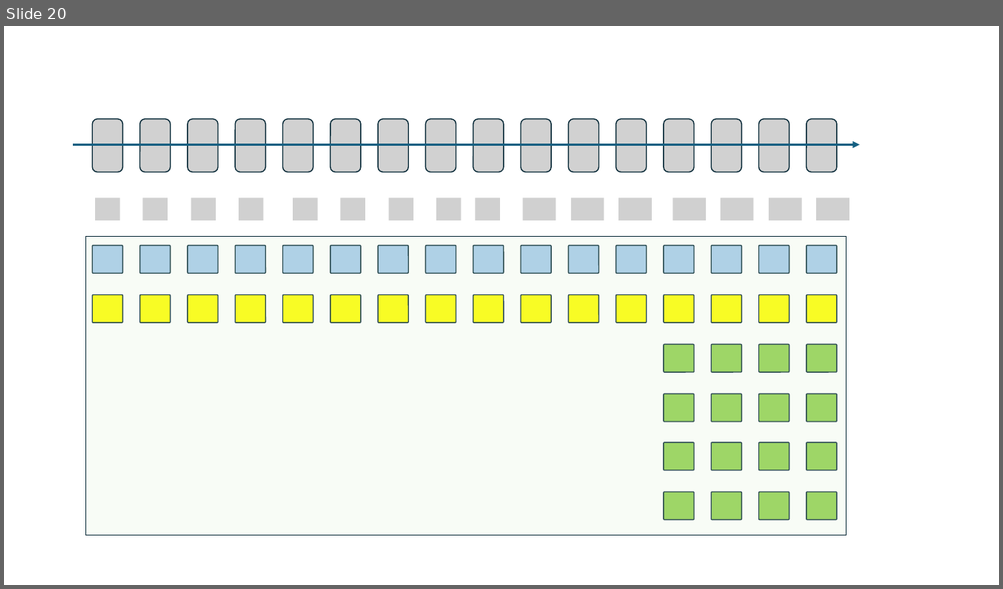
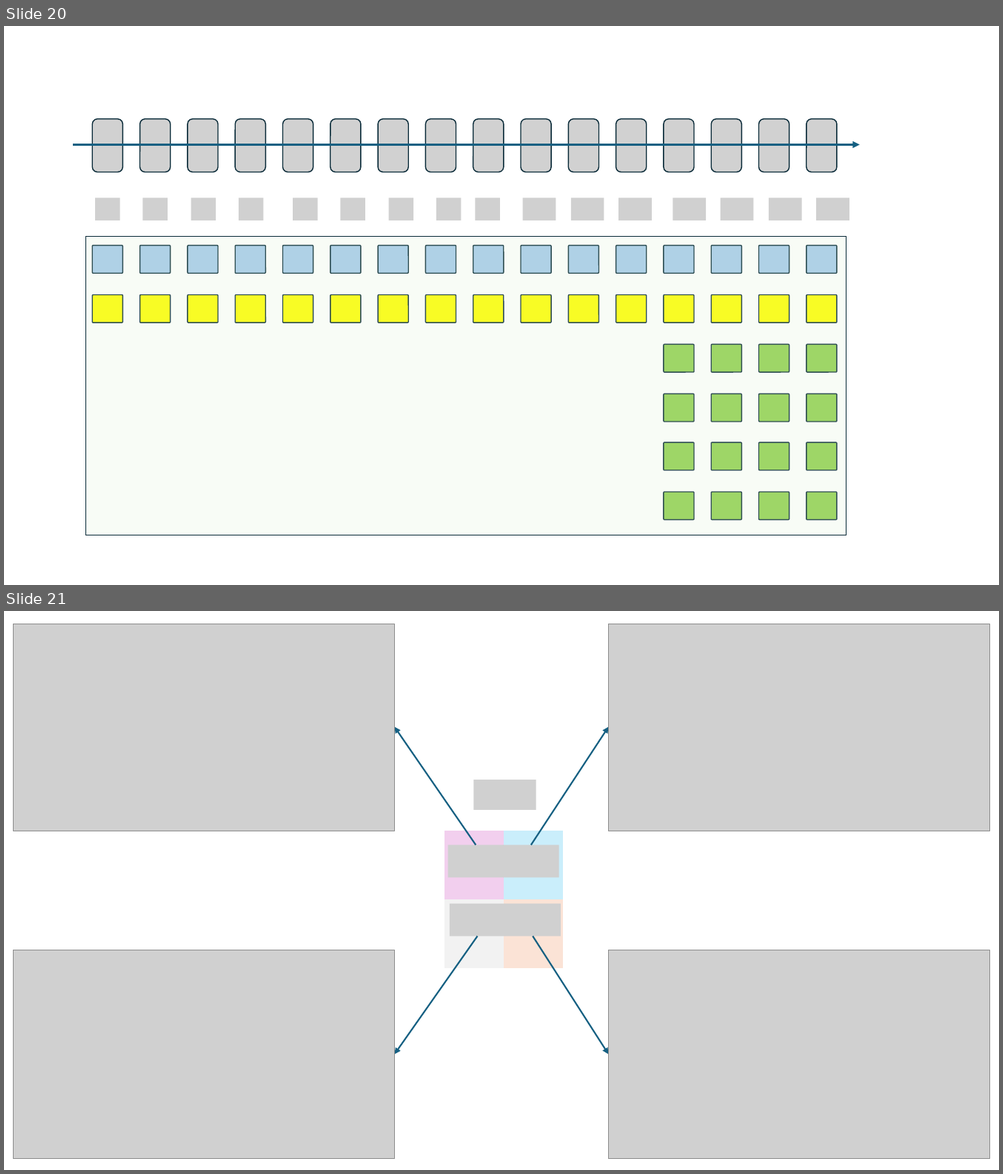
Before and after one commit to innovation-cat/innovation-cat.github.io, a slide deck: images/posts/2025-03-28-blog-post/新建 Microsoft PowerPoint 演示文稿.pptx. Shown one above the other, each under a label of ours: slide 20 before the commit, slides 20 and 21 after it. The pictures are 1003x589 and 1003x1174 pixels, drawn with LibreOffice and Linux fonts; fonts in the diff are those of the drawing; grey boxes stand for pictures. Boxes give left, top, right and bottom in pixels: in the first picture for what was removed or moved away, otherwise in the second. Text is boxed around its words. In the diff, an @@ line names an element or a change of style, - is before the commit and + after.

```diff
--- a/images/posts/2025-03-28-blog-post/新建 Microsoft PowerPoint 演示文稿.pptx
+++ b/images/posts/2025-03-28-blog-post/新建 Microsoft PowerPoint 演示文稿.pptx
@@ slide 21 added at (4,611,999,1170), background #FFFFFF @@
@@ picture added at (14,624,395,832) @@
@@ picture added at (609,624,990,832) @@
@@ picture added at (130,720,242,763) @@
@@ picture added at (728,720,840,763) @@
@@ arrow added from (475, 846) to (394, 726), #156082 1.5 pt @@
@@ arrow added from (531, 846) to (609, 726), #156082 1.5 pt @@
@@ picture added at (473,780,535,809) @@
@@ table added at (444,831,563,951), 4 rows, 4 columns @@
+ |  |  | 
+ |  |  | 
+ |  |  | 
+ |  |  | 
@@ picture added at (448,846,504,878) @@
@@ picture added at (504,846,559,878) @@
@@ picture added at (449,903,506,937) @@
@@ picture added at (505,903,560,937) @@
@@ arrow added from (477, 937) to (394, 1055), #156082 1.5 pt @@
@@ arrow added from (533, 937) to (609, 1055), #156082 1.5 pt @@
@@ picture added at (14,951,395,1159) @@
@@ picture added at (609,951,990,1159) @@
@@ picture added at (138,1048,250,1090) @@
@@ picture added at (733,1048,845,1090) @@
```
Also in this commit, not shown: 9 other slides added, 3 other files.
